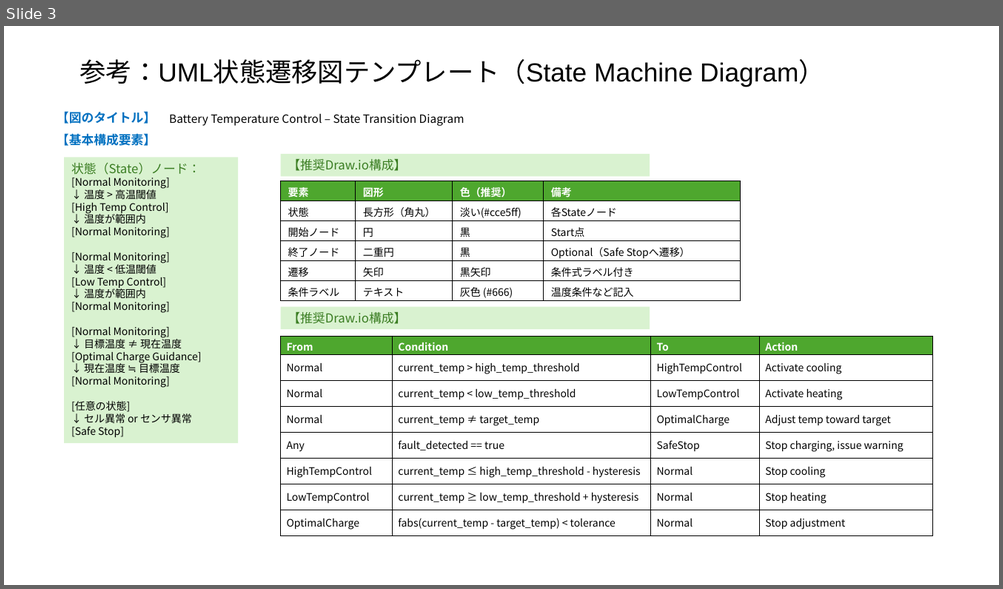
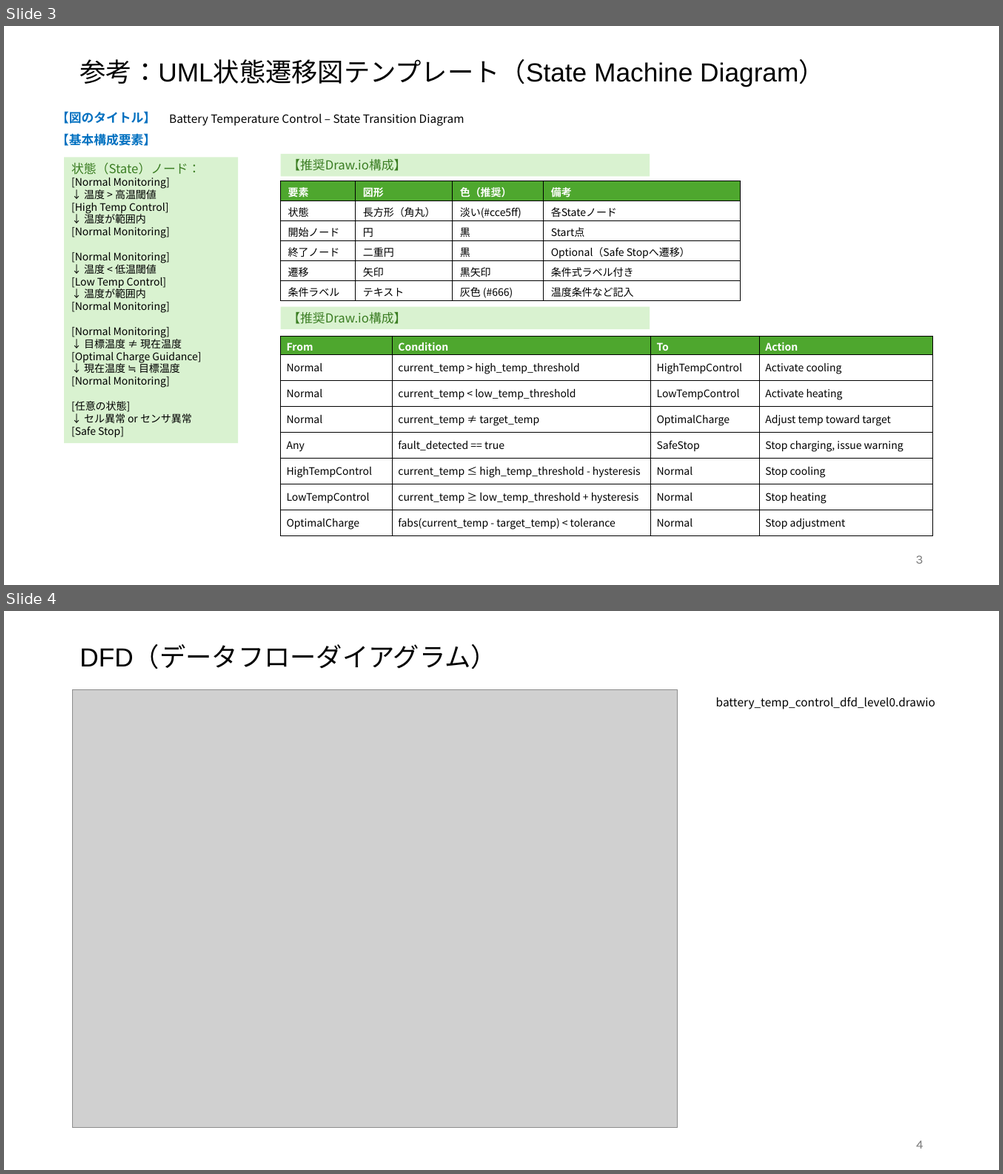
Before and after one commit to KazYag/nyaTraining-python-project, a slide deck: Specification/基本仕様.pptx. Shown one above the other, each under a label of ours: slide 3 before the commit, slides 3 and 4 after it. The pictures are 1003x589 and 1003x1174 pixels, drawn with LibreOffice and Linux fonts; fonts in the diff are those of the drawing; grey boxes stand for pictures. Boxes give left, top, right and bottom in pixels: in the first picture for what was removed or moved away, otherwise in the second. Text is boxed around its words. In the diff, an @@ line names an element or a change of style, - is before the commit and + after.

```diff
--- a/Specification/基本仕様.pptx
+++ b/Specification/基本仕様.pptx
@@ slide 4 added at (4, 611, 999, 1170), background #FFFFFF @@
@@ title added at (79, 646, 497, 669), 25.2 pt, text #000000 @@
+DFD（データフローダイアグラム）
@@ picture added at (73, 690, 677, 1129) @@
@@ text added at (716, 697, 935, 709), 11 pt, text #000000 @@
+battery_temp_control_dfd_level0.drawio
@@ page number added at (916, 1141, 922, 1149), 12 pt, text #797979 @@
+4
@@ slide 3 changed as well @@
@@ page number added at (916, 556, 923, 564), 12 pt, text #797979 @@
+3
```
Also in this commit, not shown: 3 other slides changed, 3 slides removed, 4 other files.
